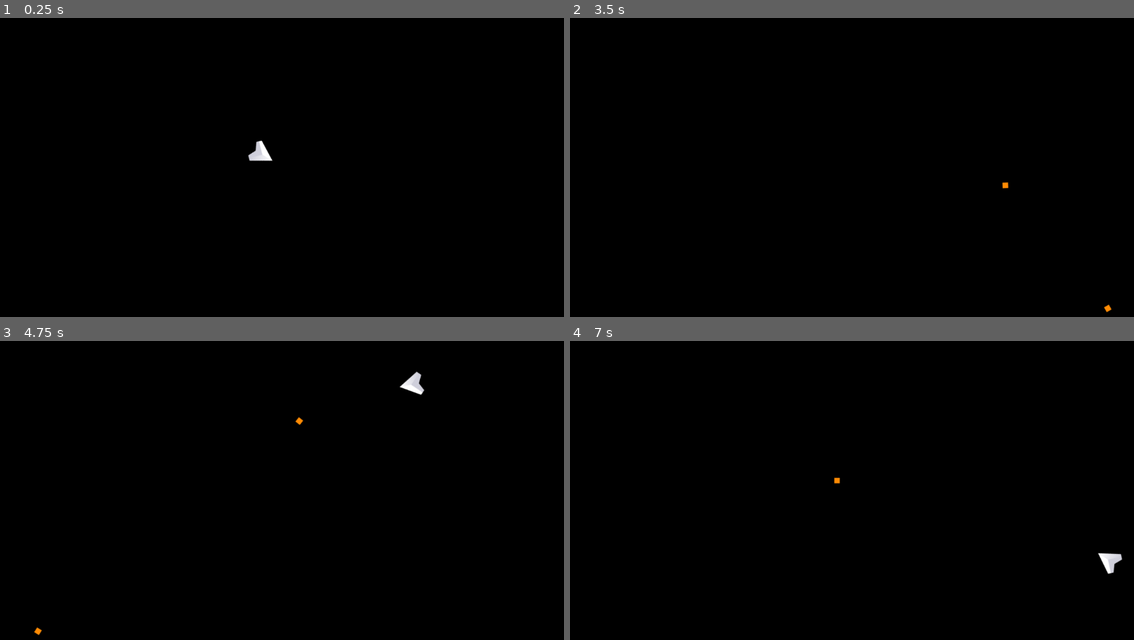
Above: before the commit, frames 1-4 (two rows, left to right).
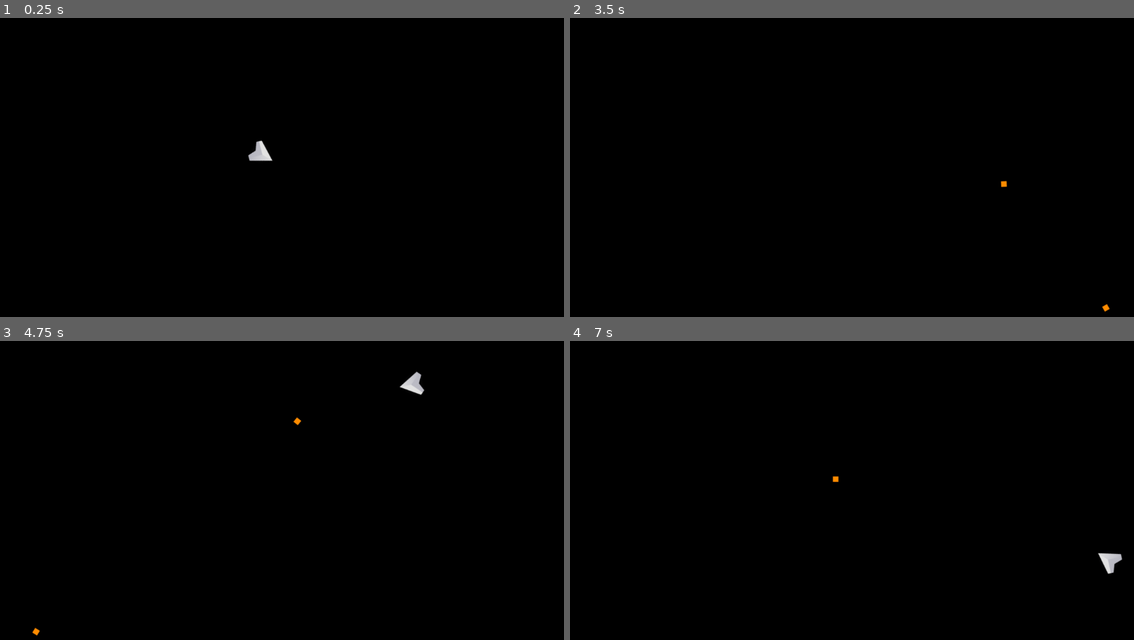
Above: after the commit, the same moments.

Repository: SandiNovakov/zr
Game: Godot game, scene res://scenes/main.tscn
Same seed, same stepped clock (60 frames per second), same inputs: the game is played once before the commit and once after it.
Inputs (mouse positions are in pixels of both pictures, inside the frame that each line leads up to):
- Up to frame 1 (0.25 s): no input
- Up to frame 2 (3.5 s): tap Enter at 0.5, 2.75 s; move the mouse to (976, 149) at 0.52 s; press the mouse at (976, 149) at 0.53 s; hold D (move_right) 0.53-1.28 s; tap Space (dash) at 0.6, 2, 2.3, 2.85 s; move the mouse to (739, 182) at 1.27 s; release the mouse at (739, 182) at 1.28 s; hold S (move_down) 1.28-2.03 s; click (739, 182) at 1.35 s; tap Shift (slow) at 1.55 s; move the mouse to (908, 95) at 2.02 s; hold D (move_right) 2.03-2.78 s; hold Shift (slow) 2.03-2.78 s; move the mouse to (823, 230) at 2.77 s; hold W (move_up) from 2.78 s (still down); click (823, 230) at 3.05 s
- Up to frame 3 (4.75 s): tap Space (dash) at 3.5, 4.55 s; move the mouse to (451, 538) at 3.52 s; release W (move_up) at 3.53 s; press the mouse at (451, 538) at 3.53 s; hold A (move_left) from 3.53 s (still down); tap Shift (slow) at 3.8, 4.35 s; move the mouse to (112, 442) at 4.27 s; release the mouse at (112, 442) at 4.28 s
- Up to frame 4 (7 s): move the mouse to (880, 490) at 5.02 s; release A (move_left) at 5.03 s; press the mouse at (880, 490) at 5.03 s; hold S (move_down) 5.03-5.78 s; tap Space (dash) at 5.1, 6.8 s; move the mouse to (767, 409) at 5.77 s; release the mouse at (767, 409) at 5.78 s; hold D (move_right) 5.78-6.53 s; click (767, 409) at 5.85 s; tap Shift (slow) at 6.05 s; tap Enter at 6.5 s; move the mouse to (976, 472) at 6.52 s; hold W (move_up) from 6.53 s (still down); hold Shift (slow) from 6.53 s (still down)

The runs differ from the first frame. In frame 1, 0.1% of the frame differs, in the area x 44-49%, y 41-48%; in frame 2, less than 0.1%; in frame 3, 0.2%, in the area x 5-76%, y 10-99%; in frame 4, 0.1%.

Commit message:
fixed actorcontroller not returning move_dir if look_dir is null

Diff:
--- a/WeaponHandler.gd
+++ b/WeaponHandler.gd
@@ -41,7 +41,7 @@
     last_shot_timestamp = Time.get_ticks_usec()
     Syslog.info("%s says: I shot my weapon!" % [master.name])
 
-    Input.start_joy_vibration(0, 1, 0.5, 0.1)
+    Input.start_joy_vibration(0, 1, 0, 0.1)
 
     var bullet: Bullet = weapon.bullet.instantiate()
     _spawn_bullet(bullet)
--- a/scenes/charged.gd
+++ b/scenes/charged.gd
@@ -25,6 +25,6 @@
 func exit() -> void:
     master.invalidate_charge.disconnect(on_invalidate_charge)
     Input.stop_joy_vibration(0)
-    Input.start_joy_vibration(0, 1, 1, 0.25)
+    Input.start_joy_vibration(0, 1, 0.5, 0.25)
 
     master.stop_vfx(vfx)
--- /dev/null
+++ b/scenes/main.gdshader
@@ -0,0 +1,33 @@
+shader_type canvas_item;
+
+uniform sampler2D screen_texture : hint_screen_texture, repeat_disable, filter_linear;
+
+uniform float threshold = 0.7;
+uniform float intensity = 1.5;
+uniform float blur_size = 2.0;
+
+void fragment() {
+    vec2 uv = SCREEN_UV;
+
+    vec3 col = texture(screen_texture, uv).rgb;
+
+    // Extract bright parts
+    vec3 bright = max(col - vec3(threshold), vec3(0.0));
+
+    // Simple cheap blur (4-tap)
+    vec2 offset = blur_size / 1.0/SCREEN_PIXEL_SIZE;
+
+    vec3 blur =
+        texture(screen_texture, uv + vec2(offset.x, 0.0)).rgb +
+        texture(screen_texture, uv - vec2(offset.x, 0.0)).rgb +
+        texture(screen_texture, uv + vec2(0.0, offset.y)).rgb +
+        texture(screen_texture, uv - vec2(0.0, offset.y)).rgb;
+
+    blur *= 0.25;
+
+    vec3 bloom = bright + blur * bright;
+
+    vec3 final_color = col + bloom * intensity;
+
+    COLOR = vec4(final_color, 1.0);
+}
--- a/scenes/main.tscn
+++ b/scenes/main.tscn
@@ -10,8 +10,18 @@
     pass
 "
 
+[sub_resource type="Environment" id="Environment_0wfyh"]
+background_mode = 3
+glow_enabled = true
+glow_normalized = true
+glow_bloom = 0.5
+glow_hdr_threshold = 0.0
+
 [node name="Main" type="Node" unique_id=743749111]
 script = SubResource("GDScript_sgp6g")
+
+[node name="WorldEnvironment" type="WorldEnvironment" parent="." unique_id=591433863]
+environment = SubResource("Environment_0wfyh")
 
 [node name="Node" type="Node" parent="." unique_id=1795668027]
 script = ExtResource("1_o5qli")
--- a/scenes/player.tscn
+++ b/scenes/player.tscn
@@ -36,6 +36,7 @@
 metadata/_custom_type_script = "uid://b3704tgoj3qq4"
 
 [node name="Sprite2D" type="Sprite2D" parent="." unique_id=1638740608]
+modulate = Color(0.8776157, 0.8776158, 0.8776157, 1)
 rotation = 1.5707964
 texture = ExtResource("2_tuyoq")
 hframes = 8
@@ -73,4 +74,4 @@
 shot_origin = NodePath("../BulletOrigin")
 
 [node name="BulletOrigin" type="Marker2D" parent="." unique_id=452897967]
-position = Vector2(18, 0)
+position = Vector2(22, 0)
--- a/scripts/actor2d/ActorController.gd
+++ b/scripts/actor2d/ActorController.gd
@@ -20,9 +20,9 @@
 
     return InputBuffer.is_action_press_buffered(action)
 
-func get_move_dir(allow_slow: bool = true) -> Vector2:
+func get_move_dir() -> Vector2:
     var move_dir: Vector2 = Input.get_vector(&"move_left", &"move_right", &"move_up", &"move_down")
-    if allow_slow and Input.is_action_pressed("slow"):
+    if Input.is_action_pressed("slow"):
         move_dir *= 0.5
 
     return move_dir
@@ -32,7 +32,11 @@
         InputDeviceManager.InputDevices.KEYBOARD_MOUSE:
             return (master.get_global_mouse_position() - master.global_position).normalized()
         InputDeviceManager.InputDevices.CONTROLLER:
-            return Input.get_vector(&"look_left", &"look_right", &"look_up", &"look_down")
+            var look_dir: Vector2 = Input.get_vector(&"look_left", &"look_right", &"look_up", &"look_down")
+            if look_dir == Vector2.ZERO:
+                return get_move_dir()
+            else:
+                return look_dir
         _:
             Syslog.error('Current input device is not in InputDevices enum!')
             return Vector2.ZERO
--- /dev/null
+++ b/scripts/bloom.gdshader
@@ -0,0 +1,47 @@
+shader_type canvas_item;
+
+// Bloom settings
+uniform float intensity : hint_range(0.0, 2.0) = 0.5;
+uniform float radius : hint_range(0.0, 10.0) = 2.0;
+uniform float threshold : hint_range(0.0, 1.0) = 0.1;
+
+// Bloom pyramid textures
+uniform sampler2D bloom_texture_0 : source_color;
+uniform sampler2D bloom_texture_1 : source_color;
+uniform sampler2D bloom_texture_2 : source_color;
+uniform sampler2D bloom_texture_3 : source_color;
+
+vec4 sample_bloom_pyramid(vec2 uv, float lod) {
+    if (lod < 0.5) return texture(bloom_texture_0, uv);
+    if (lod < 1.5) return texture(bloom_texture_1, uv);
+    if (lod < 2.5) return texture(bloom_texture_2, uv);
+    return texture(bloom_texture_3, uv);
+}
+
+void compositor() {
+    vec4 color = texture(SOURCE, UV);
+
+    // Extract bright parts
+    float brightness = max(color.r, max(color.g, color.b));
+    float contribution = max(0.0, brightness - threshold);
+    vec4 bright = color * contribution / max(brightness, 0.001);
+
+    // Sample bloom pyramid at different scales
+    vec4 bloom = vec4(0.0);
+    float total_weight = 0.0;
+
+    for (float i = 0.0; i <= 3.0; i++) {
+        float weight = exp(-i * i * 0.5);
+        total_weight += weight;
+        bloom += sample_bloom_pyramid(UV, i) * weight;
+    }
+    bloom /= total_weight;
+
+    // Combine original with bloom
+    color += bloom * intensity;
+
+    // Apply tone mapping (optional - prevents overexposure)
+    color = color / (color + vec4(1.0));
+
+    RESULT = color;
+}
Not shown: 1 places in scenes/bullet.tscn that only renumber resources
Not shown: 1 places in scenes/charging_vfx.tscn that only renumber resources
Not shown, added: scenes/main.gdshader.uid
Not shown: 1 places in scenes/player.tscn that only renumber resources
Not shown, added: scripts/bloom.gdshader.uid
